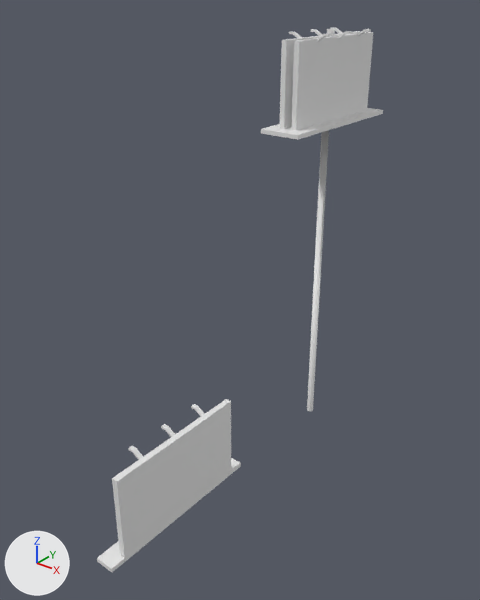
The FBX model Assets/Art/Meshes/SP_environment_billboard.fbx, before and after one commit.
The view is the same before and after, from a camera (50 mm lens) standing at (39.4, -64.4, 52.8) and looking at (-0.4, -14.7, 22.0). The lights are fixed; the arrows at lower left show +X, +Y and +Z.

In view in the first picture: 'Small_buillboard', 'Tall_Buillboard'.
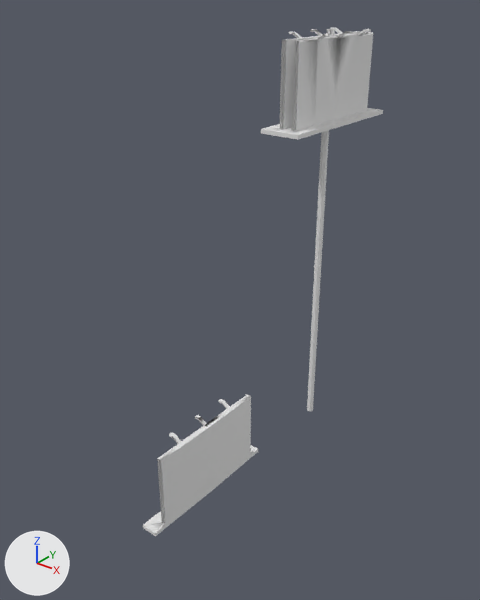
Where the change shows, as pixel boxes (x1, y1, x2, y2) in the pictures (480 x 600 px; the box of a moved part takes in the faces that stretch with it):
'Small_buillboard', deleted: before (97, 399, 241, 572)
'Tall_Buillboard.001', added: after (143, 395, 258, 537)
part 1 of me_cylinder, moved or reshaped: (272, 27, 373, 136) in both

Edits to the bpy script that builds the scene:
```text
Change me_cylinder:
    where me_cylinder.from_pydata(...)  # 342 vertices, 340 faces; spans x -2.4..2.4, y -8.9..8.9, z 0.0..47.9
    used by ob_tall_buillboard; location = (0.0, 0.0, 0.0)
    me_cylinder part 1
    264 faces are deleted
    264 new faces join them
Add me_cylinder_001:
    me_cylinder_001.from_pydata(...)  # 122 vertices, 120 faces; spans x -2.0..0.0, y -8.9..8.9, z 0.0..9.5
Remove ob_small_buillboard:
    ob_small_buillboard = bpy.data.objects.new('Small_buillboard', me_cylinder_003)
    ob_small_buillboard.location = (0.0, -25.1, 0.0)
Add ob_tall_buillboard_001:
    ob_tall_buillboard_001 = bpy.data.objects.new('Tall_Buillboard.001', me_cylinder_001)
    ob_tall_buillboard_001.location = (0.0, -20.4, 0.0)
```
